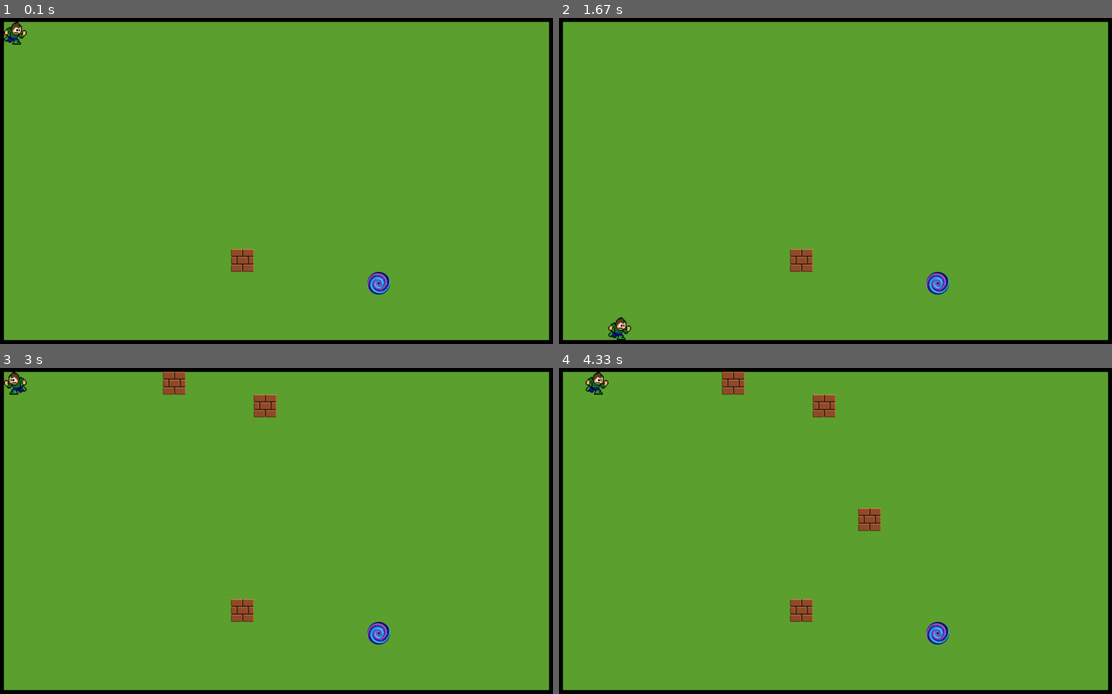
Above: before the commit, frames 1-4 (two rows, left to right).
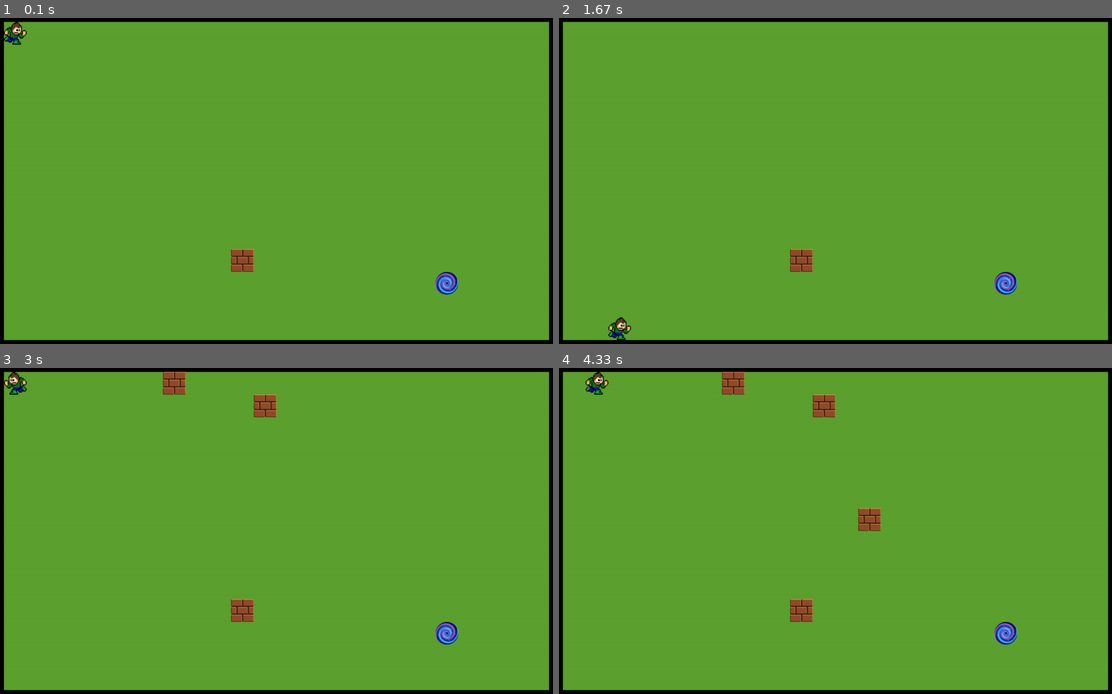
Above: after the commit, the same moments.

Repository: ArtSharaev/PygameProject
Game: pygame game, started from run.py
Two runs of this game, one before a commit and one after it. Both use one fixed random seed, a clock stepped at 60 frames per second and the inputs below.
Inputs:
- Up to frame 1 (0.1 s): no input
- Up to frame 2 (1.67 s): hold Right 0.33-0.8 s; hold Up 0.83-1.13 s; hold Right 1.17-1.63 s
- Up to frame 3 (3 s): hold Left 1.67-2.2 s; hold Down 2.23-2.53 s; hold Left 2.57-2.97 s
- Up to frame 4 (4.33 s): hold Up 3-3.37 s; hold Right 3.4-4.03 s; hold Down from 4.07 s (still down)

The runs differ from the first frame. In frame 1, 0.5% of the frame differs, in the area x 66-83%, y 77-85%; in frame 2, 0.5%; in frame 3, 0.5%; in frame 4, 0.5%.

Commit message:
Добавил видеодемонстрацию 40%

Diff:
--- a/run.py
+++ b/run.py
@@ -18,7 +18,7 @@
     board.sprite_group.add(player)
     board.render(screen)  # первая отрисовка поля
     # clock = pygame.time.Clock()
-    x = randint(0, 23)
+    x = randint(10, 23)
     y = randint(0, 13)
     while board.board[y][x] != 0:
         x = randint(10, 23)
